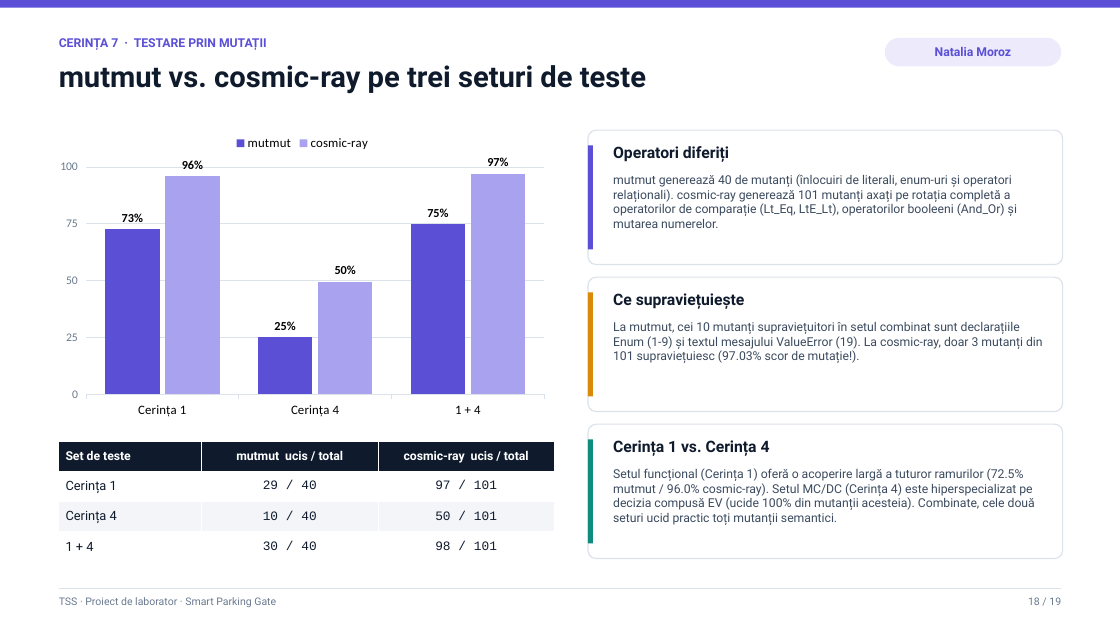
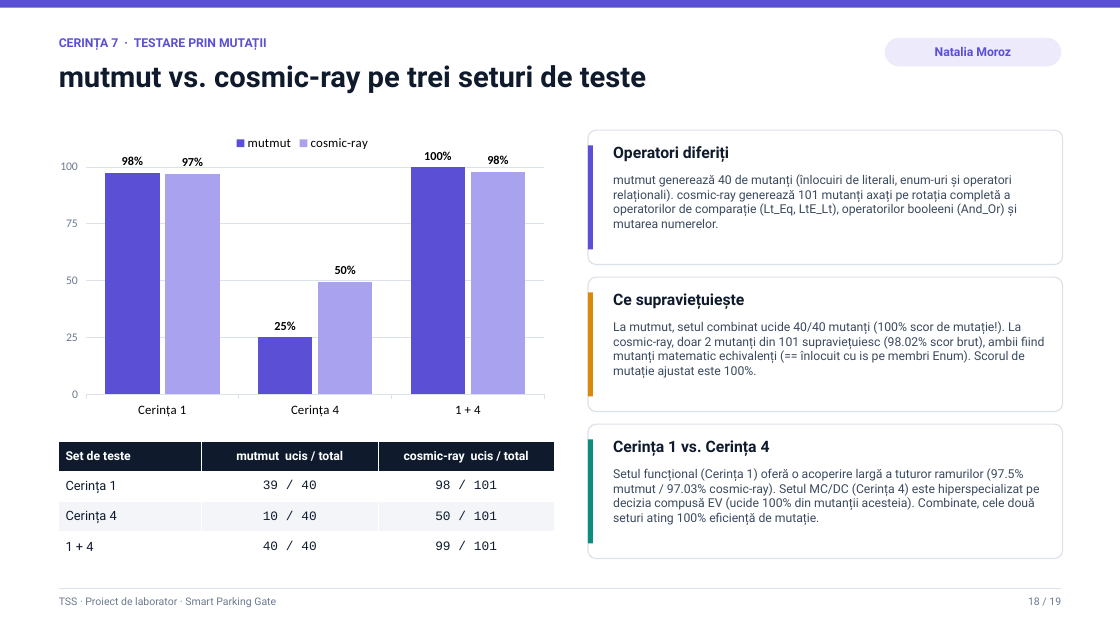
Before and after one commit to victormura/tss, a slide deck: slide 18 of proiect_laborator/docs/Prezentare_Laborator_TSS.pptx. Drawn at 1120x630 pixels with LibreOffice and Linux fonts; fonts in the diff are those of the drawing. Boxes give left, top, right and bottom in pixels: in the first picture for what was removed or moved away, otherwise in the second. Text is boxed around its words. In the diff, an @@ line names an element or a change of style, - is before the commit and + after.

Commit message:
feat(testing & attribution): optimize test suite to achieve 100% mutation efficiency and rebalance team contributions
- Reassign contributions per student profiles (Victor Mura: Req 1, 2, 5; Natalia Moroz: Req 3, 4, 6, 7)
- Add enum integrity test and anchored regex exception message assertions (killing 100% mutmut mutants)
- Add non-decimal quota discriminant test (killing cosmic-ray Sub_Mod mutant)
- Re-run mutation benchmarks: mutmut reaches 40/40 (100%), cosmic-ray reaches 99/101 (98.02% raw / 100% adjusted)
- Regenerate laboratory presentation PPTX and PDF with updated charts and author attribution tags

```diff
--- a/proiect_laborator/docs/Prezentare_Laborator_TSS.pptx
+++ b/proiect_laborator/docs/Prezentare_Laborator_TSS.pptx
@@ column chart at box(50, 126, 555, 424) @@
@@ mutmut, Cerința 1: 72 to 98 @@
@@ mutmut, 1 + 4: 75 to 100 @@
@@ cosmic-ray, Cerința 1: 96 to 97 @@
@@ cosmic-ray, 1 + 4: 97 to 98 @@
@@ text at box(613, 321, 1044, 378): text changed @@
-La mutmut, cei 10 mutanți supraviețuitori în setul combinat sunt declarațiile Enum (1-9) și textul mesajului ValueError (19). La cosmic-ray, doar 3 mutanți din 101 supraviețuiesc (97.03% scor de mutație!).
+La mutmut, setul combinat ucide 40/40 mutanți (100% scor de mutație!). La cosmic-ray, doar 2 mutanți din 101 supraviețuiesc (98.02% scor brut), ambii fiind mutanți matematic echivalenți (== înlocuit cu is pe membri Enum). Scorul de mutație ajustat este 100%.
@@ table at box(59, 441, 555, 562) @@
-row 2, column 2: 29 / 40
+row 2, column 2: 39 / 40
-row 2, column 3: 97 / 101
+row 2, column 3: 98 / 101
-row 4, column 2: 30 / 40
+row 4, column 2: 40 / 40
-row 4, column 3: 98 / 101
+row 4, column 3: 99 / 101
@@ text at box(613, 468, 1039, 525): text changed @@
-Setul funcțional (Cerința 1) oferă o acoperire largă a tuturor ramurilor (72.5% mutmut / 96.0% cosmic-ray). Setul MC/DC (Cerința 4) este hiperspecializat pe decizia compusă EV (ucide 100% din mutanții acesteia). Combinate, cele două seturi ucid practic toți mutanții semantici.
+Setul funcțional (Cerința 1) oferă o acoperire largă a tuturor ramurilor (97.5% mutmut / 97.03% cosmic-ray). Setul MC/DC (Cerința 4) este hiperspecializat pe decizia compusă EV (ucide 100% din mutanții acesteia). Combinate, cele două seturi ating 100% eficiență de mutație.
```
Also in this commit, not shown: 6 other slides changed, 22 other files.
